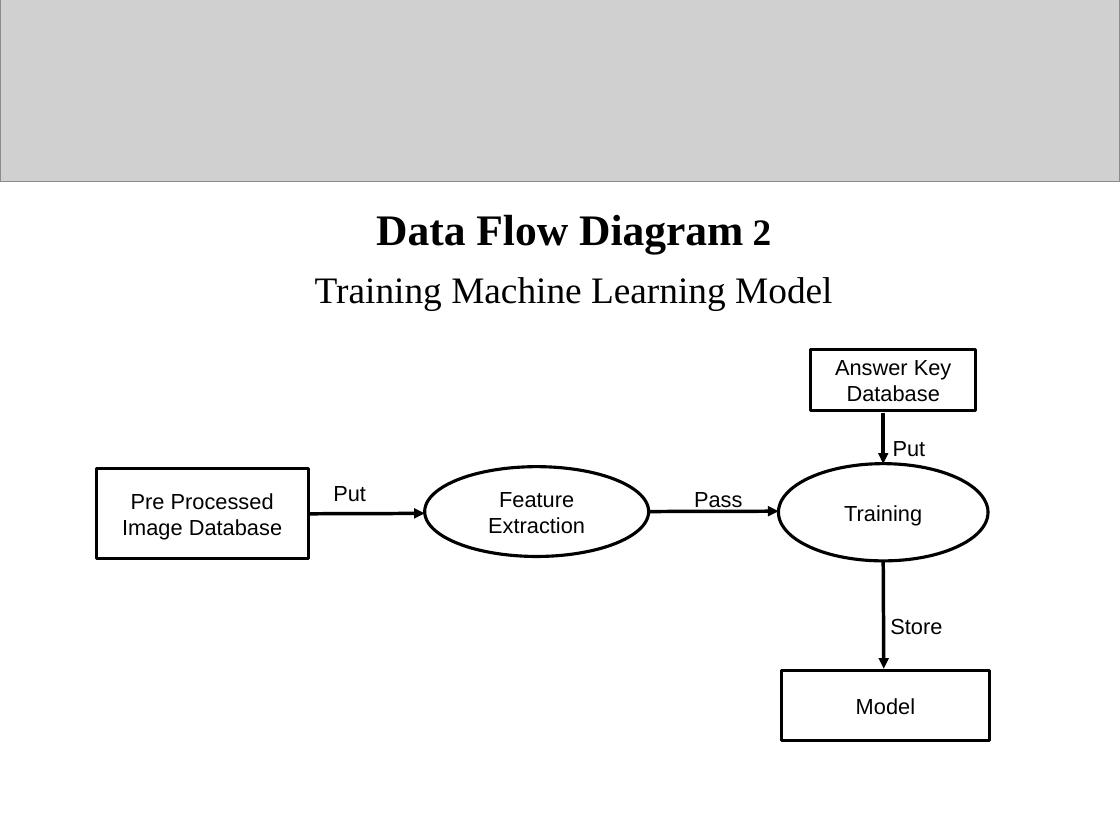
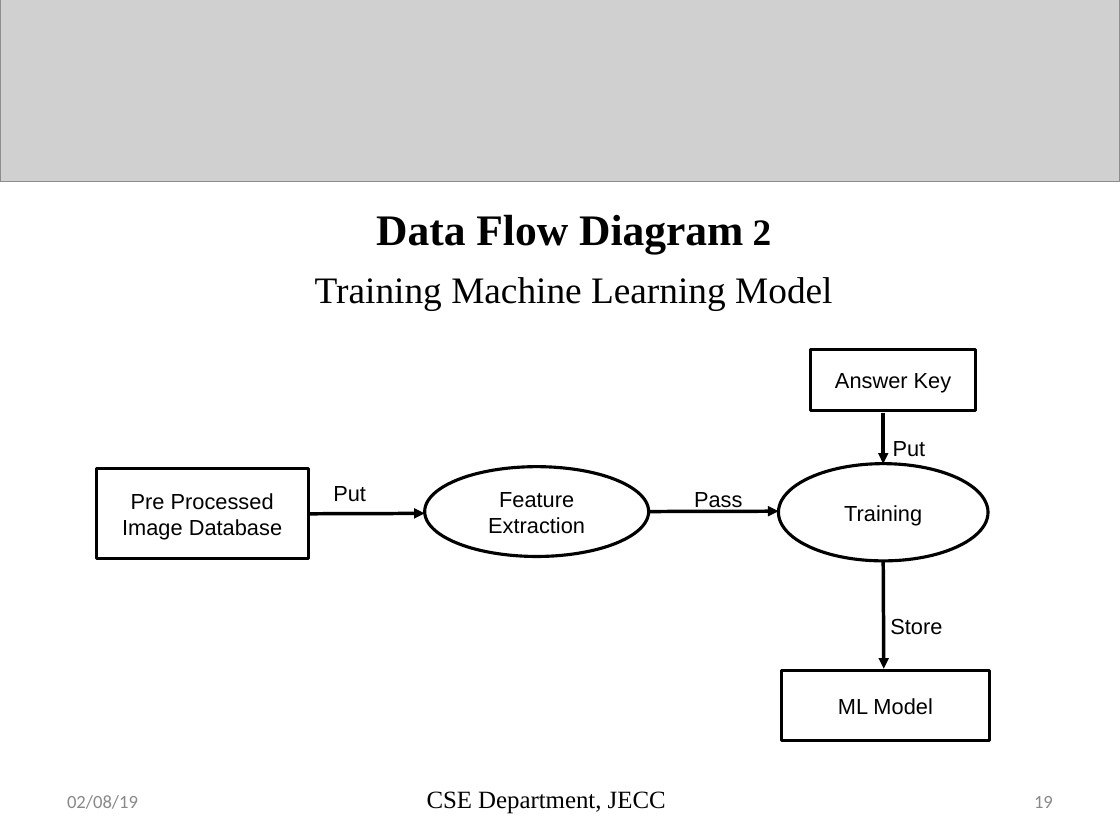
Before and after one commit to sreeragrnandan/Design-Project, a slide deck: slide 19 of DP G7 first review.pptx. Drawn at 1120x840 pixels with LibreOffice and Linux fonts; fonts in the diff are those of the drawing; grey boxes stand for pictures. Boxes give left, top, right and bottom in pixels: in the first picture for what was removed or moved away, otherwise in the second. Text is boxed around its words. In the diff, an @@ line names an element or a change of style, - is before the commit and + after.

```diff
--- a/DP G7 first review.pptx
+++ b/DP G7 first review.pptx
@@ text in rectangle at <box>835,373,952,393</box>: text changed @@
-Answer Key Database
+Answer Key
@@ text in rectangle at <box>838,698,932,715</box>: text changed @@
-Model
+ML Model
@@ text added at <box>67,795,138,809</box>, 12 pt, text #898989 @@
+02/08/19
@@ text added at <box>427,791,666,814</box>, 16 pt, text #000000 @@
+CSE Department, JECC
@@ text added at <box>1034,796,1053,808</box>, 12 pt, text #898989 @@
+19
```
Also in this commit, not shown: 19 other slides changed, 2 slides added, 3 slides removed, 1 other file.
